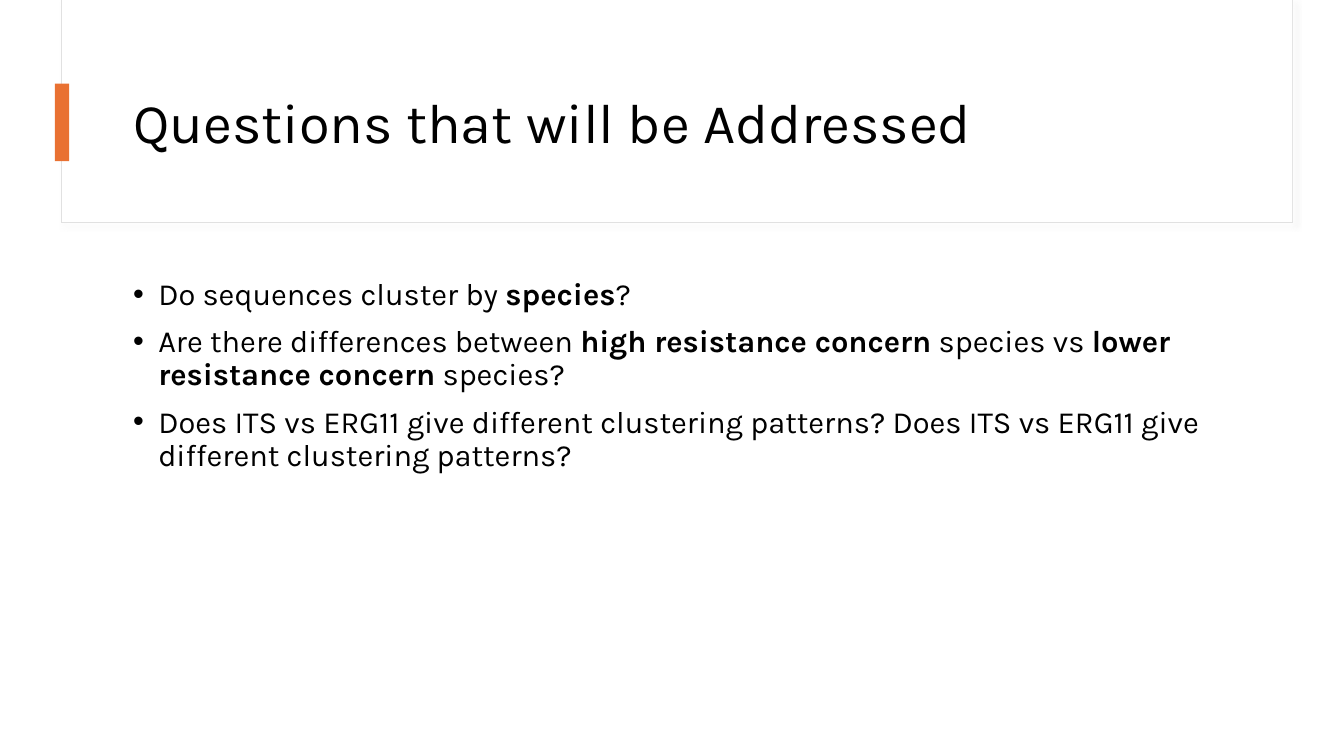
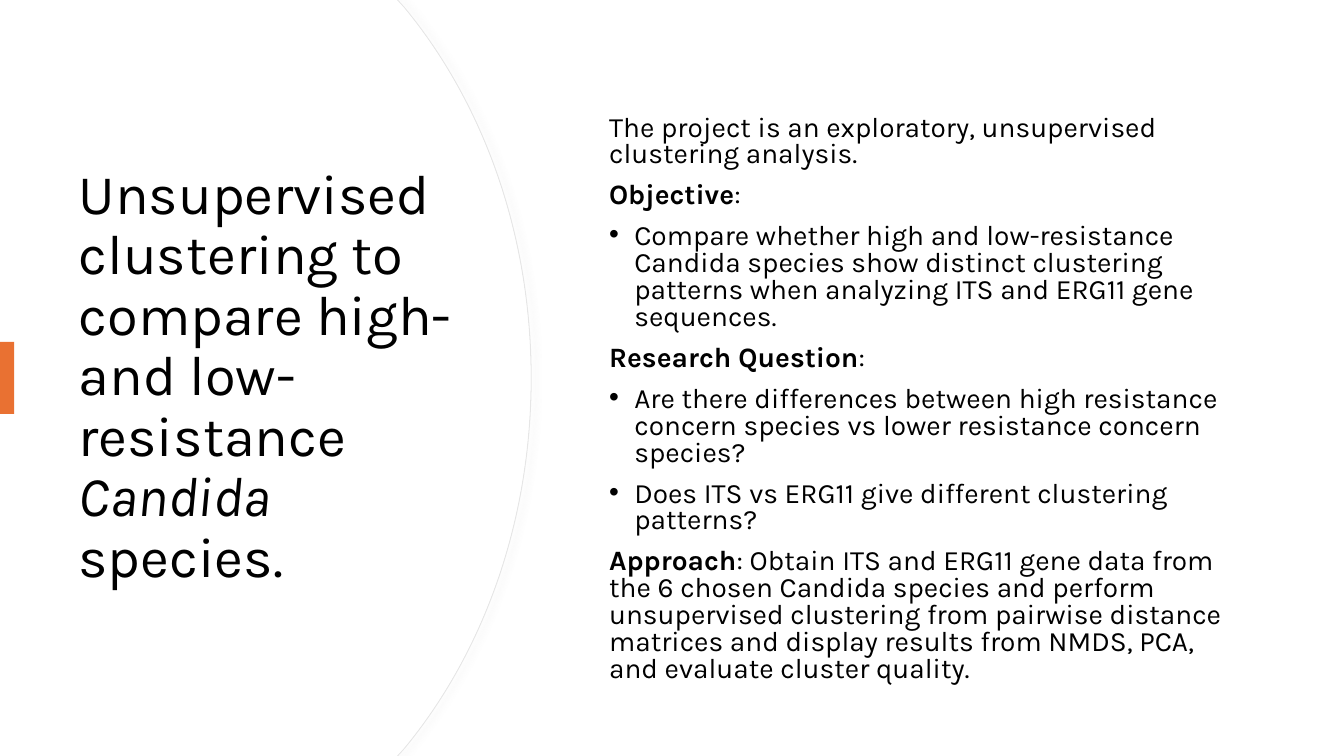
Before and after one commit to snsaiphoo/binf6210_assignment4, a slide deck: slide 4 of doc/Candida Comparison.pptx. Drawn at 1344x756 pixels with LibreOffice and Linux fonts; fonts in the diff are those of the drawing. Boxes give left, top, right and bottom in pixels: in the first picture for what was removed or moved away, otherwise in the second. Text is boxed around its words. In the diff, an @@ line names an element or a change of style, - is before the commit and + after.

```diff
--- a/doc/Candida Comparison.pptx
+++ b/doc/Candida Comparison.pptx
@@ freeform shape added at box(0, 0, 531, 756), fill #FFFFFF, outline #E6E6E6 0.75 pt @@
@@ freeform shape added at box(0, 0, 530, 756), fill #FFFFFF @@
@@ rectangle removed at box(62, 0, 1293, 223) @@
@@ rectangle removed at box(63, 0, 1293, 222) @@
@@ title removed at box(133, 104, 971, 153) @@
-Questions that will be Addressed
@@ text "The project is an exploratory, ...": place and size @@
-text "The project is an exploratory, ..." at box(158, 283, 1199, 474)
+text "The project is an exploratory, ..." at box(609, 117, 1221, 685)
@@ text "The project is an exploratory, ..." at box(609, 117, 1221, 685): vertical alignment top to middle @@
@@ text at box(609, 117, 1193, 372): text changed; size 22 to 20 pt @@
-• Do sequences cluster by species?
+The project is an exploratory, unsupervised clustering analysis.
+Objective:
+• Compare whether high and low-resistance Candida species show distinct clustering patterns when analyzing ITS and ERG11 gene sequences.
+Research Question:
@@ title added at box(79, 175, 451, 590), 40 pt, text #000000 @@
+Unsupervised clustering to compare high- and low-resistance Candida species.
@@ rectangle: place and size @@
-rectangle at box(55, 84, 70, 161)
+rectangle at box(0, 342, 14, 414)
@@ text at box(634, 388, 1217, 469): size 22 to 20 pt in "Are there differences between high resistance concern ..."; bold off in "high resistance concern lower resistance concern"; line spacing 0.9 to 0.8 @@
@@ text at box(609, 483, 1221, 685): text changed; size 22 to 20 pt @@
-• Does ITS vs ERG11 give different clustering patterns? Does ITS vs ERG11 give different clustering patterns?
+• Does ITS vs ERG11 give different clustering patterns?
+Approach: Obtain ITS and ERG11 gene data from the 6 chosen Candida species and perform unsupervised clustering from pairwise distance matrices and display results from NMDS, PCA, and evaluate cluster quality.
```
Also in this commit, not shown: 9 other slides changed, 11 slides added, 10 slides removed.
